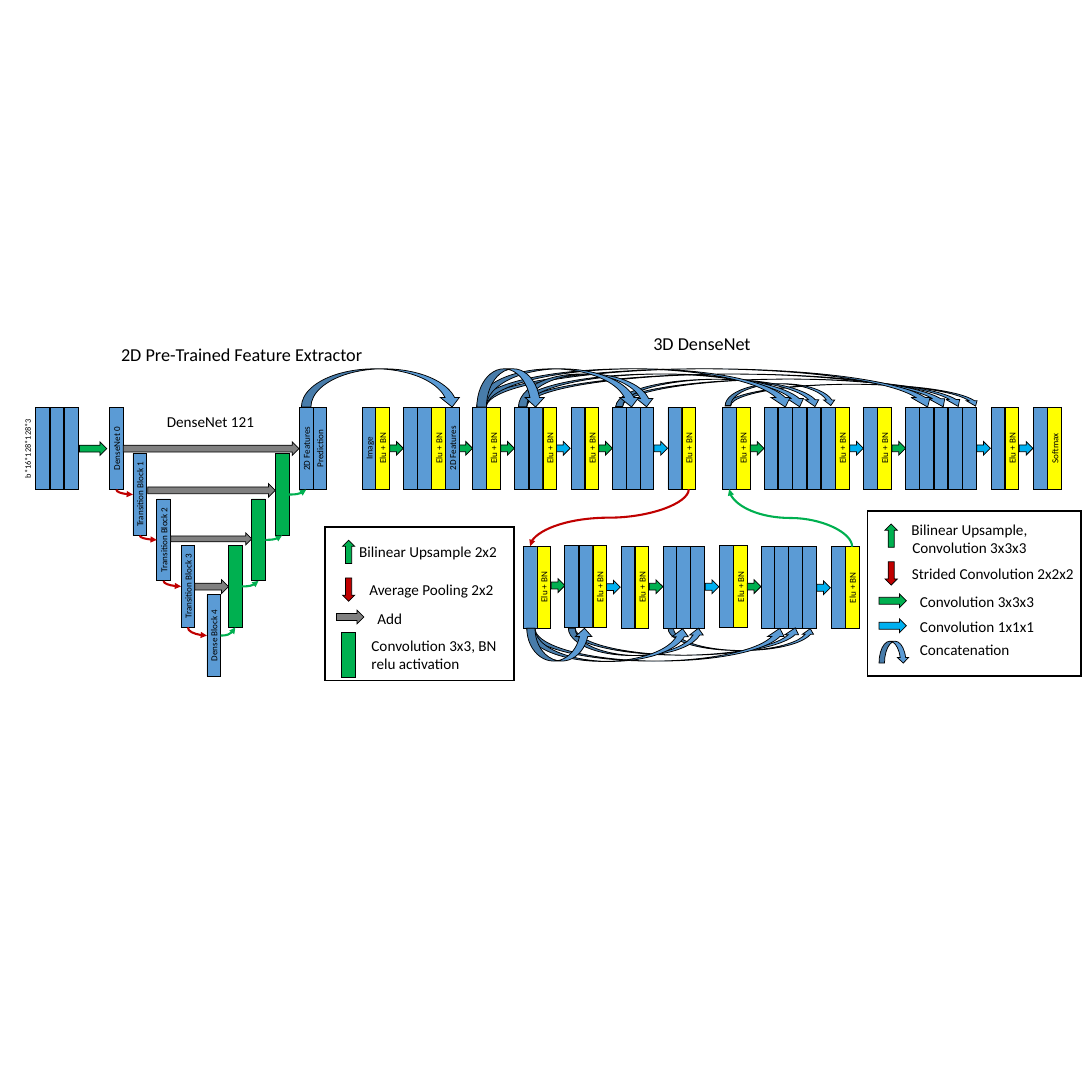
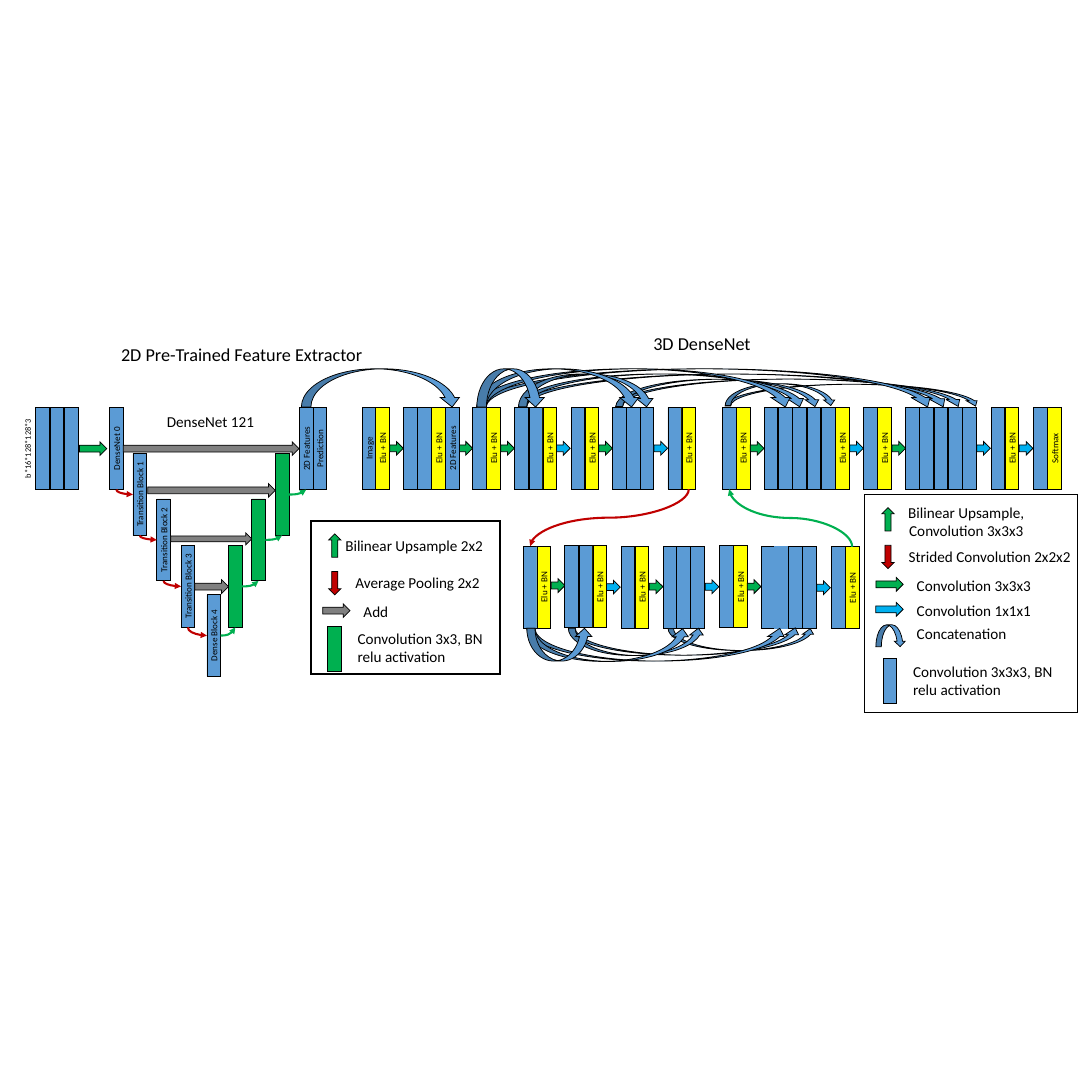
Before and after one commit to brianmanderson/Liver_Disease_Ablation_Segmentation, a slide deck: slide 6 of Paper/Liver_Disease_Paper/Iteration_0/Paper figures.pptx. Drawn at 1092x1092 pixels with LibreOffice and Linux fonts; fonts in the diff are those of the drawing. Boxes give left, top, right and bottom in pixels: in the first picture for what was removed or moved away, otherwise in the second. Text is boxed around its words. In the diff, an @@ line names an element or a change of style, - is before the commit and + after.

```diff
--- a/Paper/Liver_Disease_Paper/Iteration_0/Paper figures.pptx
+++ b/Paper/Liver_Disease_Paper/Iteration_0/Paper figures.pptx
@@ rectangle resized from (x1=868, y1=511, x2=1081, y2=676) to (x1=864, y1=495, x2=1078, y2=713) @@
@@ rectangle at (x1=775, y1=546, x2=788, y2=628): outline #000000 1 pt to #5B9BD5 1 pt @@
@@ 4 texts, 2 down arrows, 2 rectangles, 1 right arrow moved together from (x1=325, y1=527, x2=514, y2=681) to (x1=311, y1=521, x2=500, y2=674) @@
@@ 5 texts, 2 down arrows, 2 right arrows, 1 curved down arrow moved together from (x1=879, y1=524, x2=1073, y2=663) to (x1=876, y1=507, x2=1070, y2=646) @@
@@ rectangle added at (x1=883, y1=659, x2=897, y2=704), fill #5B9BD5, outline #000000 1 pt @@
@@ text added at (x1=913, y1=666, x2=1052, y2=695), 20 pt, text #000000 @@
+Convolution 3x3x3, BN
+relu activation
```
Also in this commit, not shown: 6 other files.
